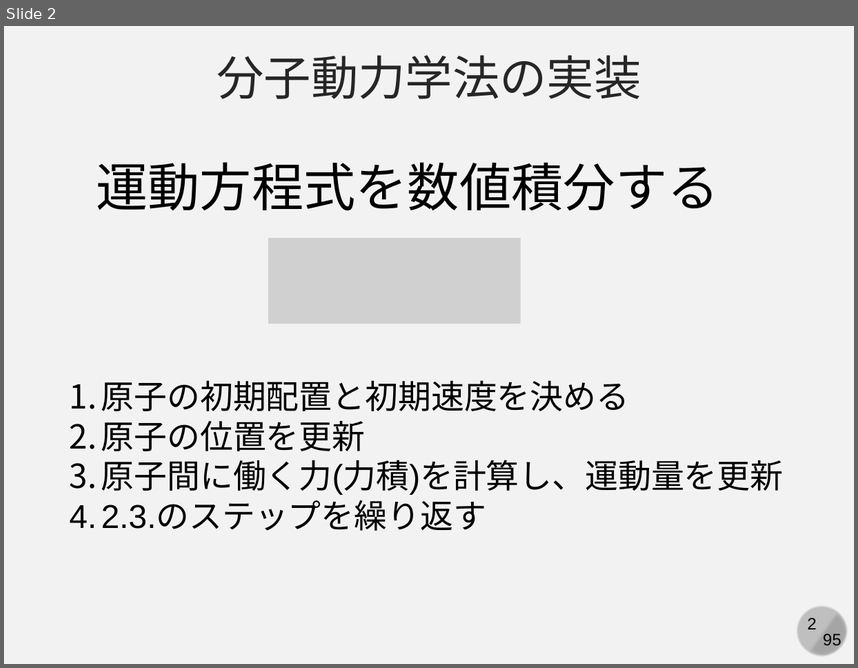
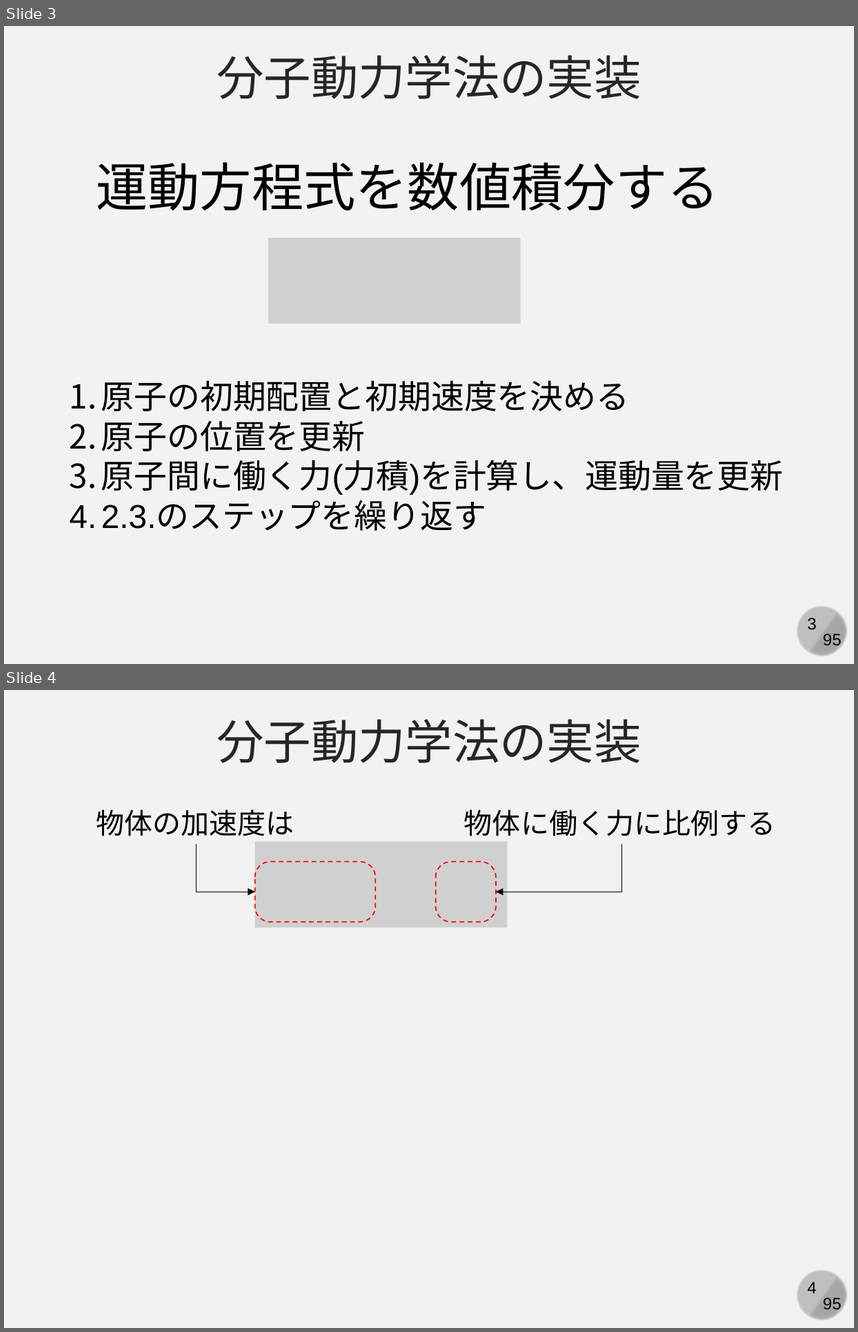
Before and after one commit to kaityo256/simulation_engineering, a slide deck: 07_md_implementation/simulation07.pptx. Shown one above the other, each under a label of ours: slide 2 before the commit, slides 3 and 4 after it. The pictures are 858x668 and 858x1332 pixels, drawn with LibreOffice and Linux fonts; fonts in the diff are those of the drawing; grey boxes stand for pictures. Boxes give left, top, right and bottom in pixels: in the first picture for what was removed or moved away, otherwise in the second. Text is boxed around its words. In the diff, an @@ line names an element or a change of style, - is before the commit and + after.

```diff
--- a/07_md_implementation/simulation07.pptx
+++ b/07_md_implementation/simulation07.pptx
@@ slide 4 added at (4,690,854,1328), background #F2F2F2; not listed: 4 template elements that a slide beside it also shows @@
@@ text added at (217,719,641,763), 40 pt, text #262626 @@
+分子動力学法の実装
@@ text added at (96,809,294,836), 24 pt, text #000000 @@
+物体の加速度は
@@ text added at (464,809,776,836), 24 pt, text #000000 @@
+物体に働く力に比例する
@@ elbow arrow added from (196, 844) to (254, 891), #000000 0.5 pt @@
@@ picture added at (254,841,507,927) @@
@@ elbow arrow added from (622, 844) to (496, 891), #000000 0.5 pt @@
@@ rounded rectangle added at (254,862,375,922), outline #FF0000 1 pt dashed @@
@@ rounded rectangle added at (436,862,496,922), outline #FF0000 1 pt dashed @@
@@ what was slide 2 is now slide 3 @@
@@ page number at (807,617,816,629): text changed @@
-2
+3
```
Also in this commit, not shown: 2 other slides added, 1 slide removed.
